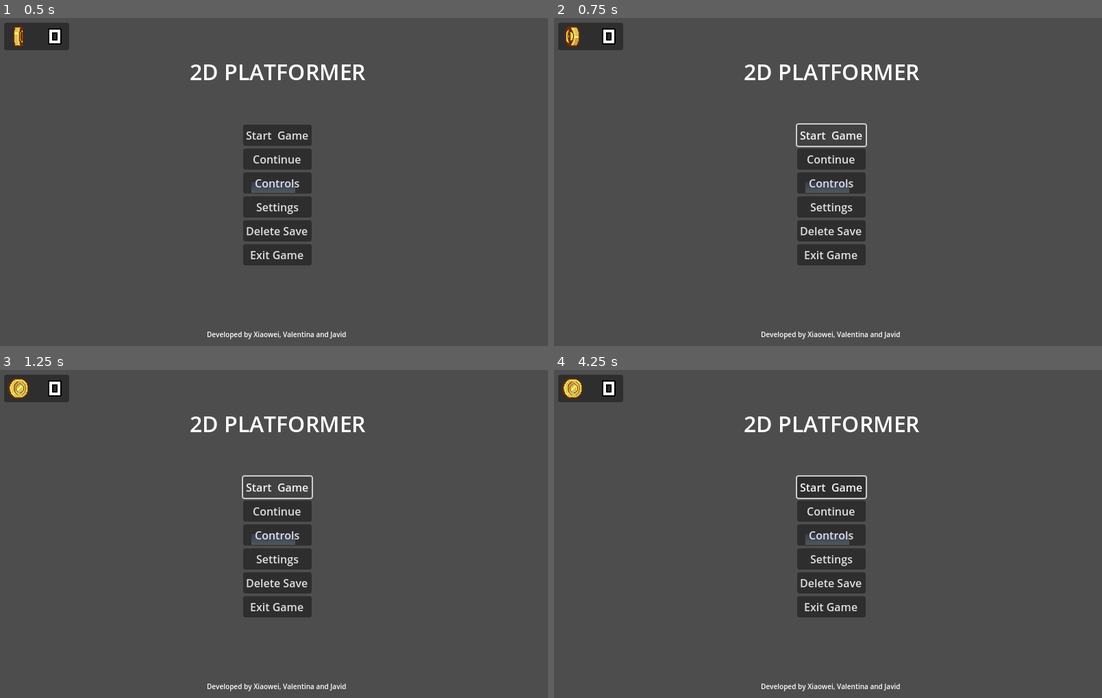
Above: before the commit, frames 1-4 (two rows, left to right).
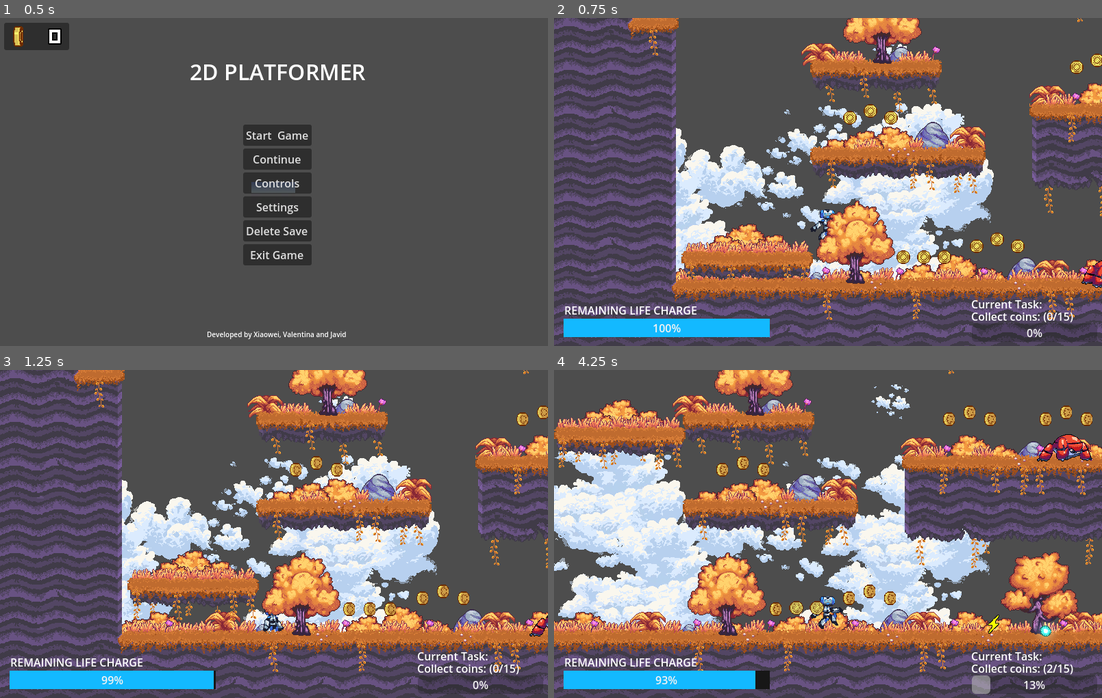
Above: after the commit, the same moments.

Repository: javidwaldron/2D-Platformer
Game: Godot game, scene res://main_menu.tscn
The game is run twice, just before and just after one commit, with the same random seed, the same clock (stepped at 60 frames per second) and the same inputs.
Inputs (mouse positions are in pixels of both pictures, inside the frame that each line leads up to):
- Up to frame 1 (0.5 s): no input
- Up to frame 2 (0.75 s): click "Start Game" at 0.5 s
- Up to frame 3 (1.25 s): no input
- Up to frame 4 (4.25 s): click (833, 488) at 1.25 s, where only the run before the commit has a clickable "Start Game"; click (833, 511) at 2 s, where only the run before the commit has a clickable "Continue"; click (833, 511) at 2.75 s, where only the run before the commit has a clickable "Continue"; tap Enter at 3.5 s; move the mouse to (948, 517) at 3.52 s; hold Right (move_right) from 3.53 s (still down); tap Space (shoot) at 3.6 s; click (948, 517) at 3.67 s; tap Up (jump) at 3.77 s

Frame 1 is identical in both runs. In frame 2, 43% of the frame differs, in the area x 0-100%, y 0-99%; in frame 3, 43%; in frame 4, 56%.

Commit message:
Update game_singleplayer.tscn

Diff:
--- a/2dPlatformeer/game_singleplayer.tscn
+++ b/2dPlatformeer/game_singleplayer.tscn
@@ -1,11 +1,9 @@
-[gd_scene load_steps=8 format=3 uid="uid://bf3wnwihk7ymg"]
 [gd_scene load_steps=9 format=3 uid="uid://bf3wnwihk7ymg"]
 
 [ext_resource type="Script" path="res://game.gd" id="2"]
 [ext_resource type="PackedScene" uid="uid://ctgumjaytuoch" path="res://level/level.tscn" id="3"]
 [ext_resource type="PackedScene" uid="uid://vh7pmputa7r3" path="res://player/player.tscn" id="4"]
 [ext_resource type="PackedScene" uid="uid://c7ai4bigaryci" path="res://gui/pause_menu_singleplayer.tscn" id="4_x6l06"]
-[ext_resource type="Texture2D" uid="uid://b85yrmbt3ypbf" path="res://level/portal.png" id="5_hvikd"]
 [ext_resource type="PackedScene" uid="uid://pomry5gowdw2" path="res://gui/quest_ui.tscn" id="5_h78bm"]
 [ext_resource type="Script" path="res://quest_manager.gd" id="5_s7khw"]
 
@@ -56,32 +54,12 @@
 text = "REMAINING LIFE CHARGE"
 autowrap_mode = 2
 
-[node name="Depletedwarning" type="Label" parent="InterfaceLayer/HealthBar"]
-unique_name_in_owner = true
-visible = false
-layout_mode = 0
-offset_left = 5.0
-offset_top = 2.0
-offset_right = 204.0
-offset_bottom = 25.0
-theme_override_colors/font_color = Color(1, 0, 0, 1)
-theme_override_font_sizes/font_size = 16
-text = "DEPLETED"
-autowrap_mode = 2
-
 [node name="Timer" type="Timer" parent="InterfaceLayer"]
 unique_name_in_owner = true
 process_callback = 0
 wait_time = 0.5
 autostart = true
 
-[node name="goawaytimer" type="Timer" parent="."]
-unique_name_in_owner = true
-
-[node name="Sprite2D" type="Sprite2D" parent="."]
-visible = false
-position = Vector2(1261, -113)
-texture = ExtResource("5_hvikd")
 [node name="QuestUi" parent="InterfaceLayer" instance=ExtResource("5_h78bm")]
 
 [node name="QuestManager" type="Node2D" parent="." node_paths=PackedStringArray("quest_ui", "player") groups=["quest_manager"]]
@@ -91,4 +69,3 @@
 
 [connection signal="coin_collected" from="Level/Player" to="InterfaceLayer/PauseMenu" method="_on_coin_collected"]
 [connection signal="timeout" from="InterfaceLayer/Timer" to="Level/Player" method="_on_timer_timeout"]
-[connection signal="timeout" from="goawaytimer" to="Level/Player" method="_on_goawaytimer_timeout"]
